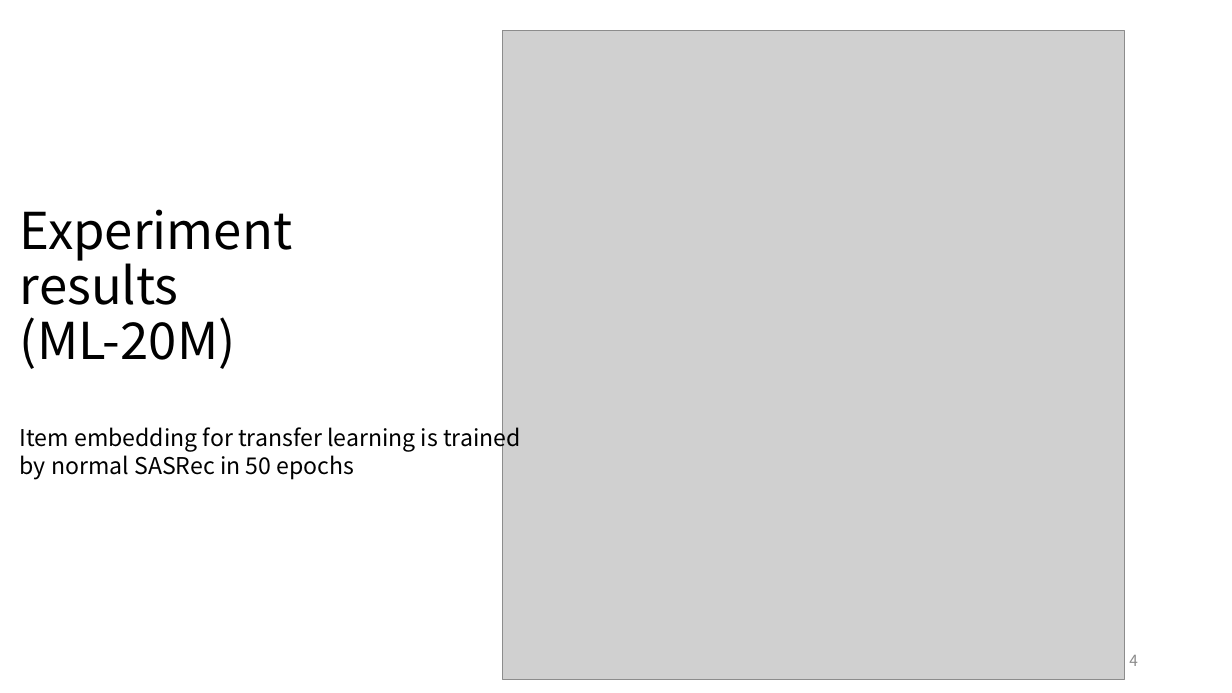
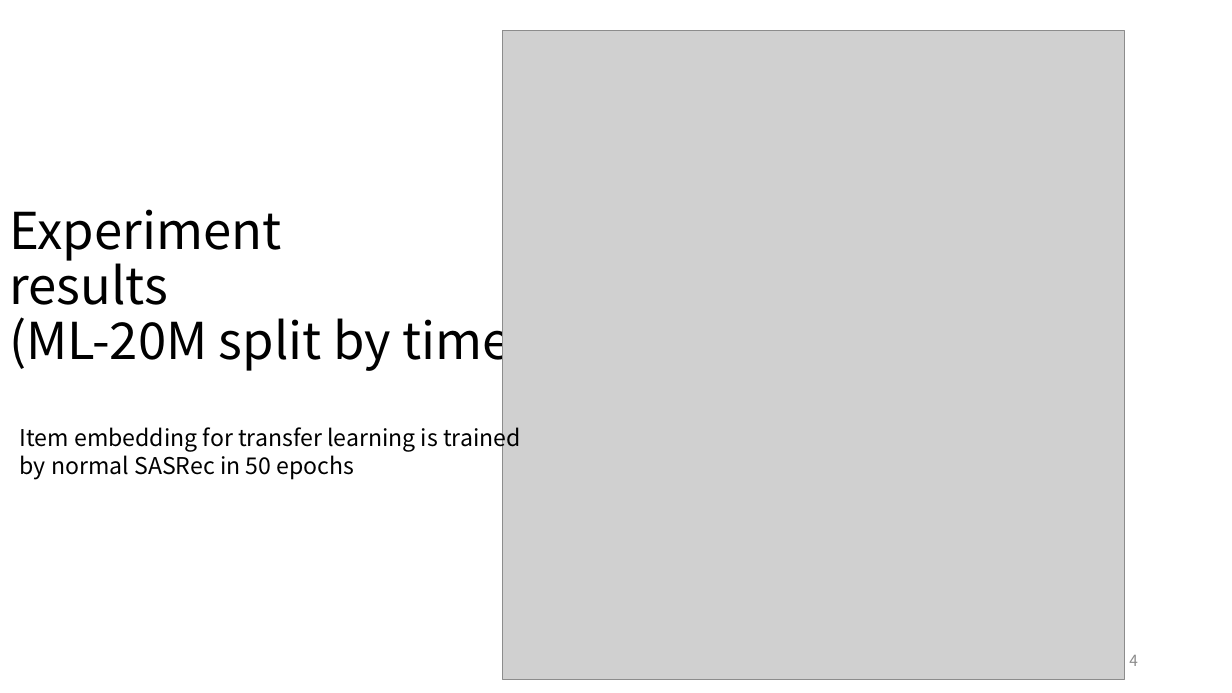
Before and after one commit to YunlongLin0125/Recommender-System, a slide deck: slide 4 of week6/Dissertation_6.pptx. Drawn at 1232x693 pixels with LibreOffice and Linux fonts; fonts in the diff are those of the drawing; grey boxes stand for pictures. Boxes give left, top, right and bottom in pixels: in the first picture for what was removed or moved away, otherwise in the second. Text is boxed around its words. In the diff, an @@ line names an element or a change of style, - is before the commit and + after.

Commit message:
tisasrec incorparate time features

```diff
--- a/week6/Dissertation_6.pptx
+++ b/week6/Dissertation_6.pptx
@@ title at (9, 209, 528, 373): text changed @@
-Experiment
-results
-(ML-20M)
+Experiment
+results
+(ML-20M split by time)
```
Also in this commit, not shown: 3 other slides changed, 7 other files.
